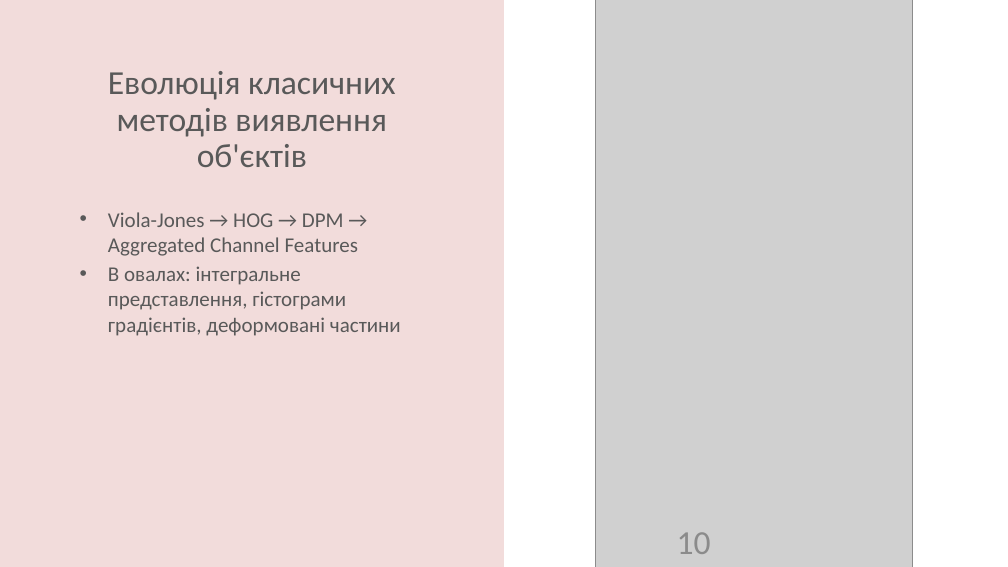
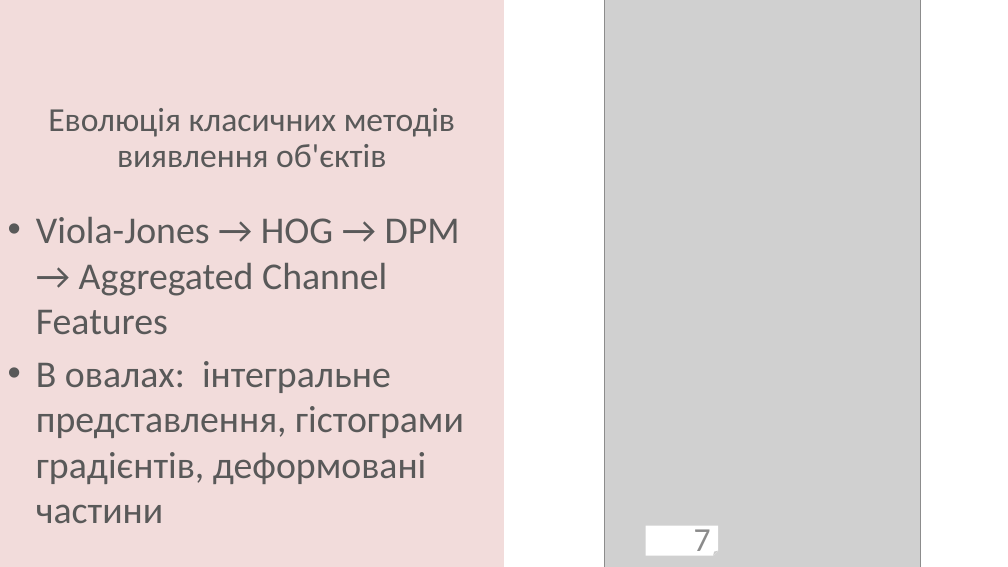
Before and after one commit to ly0wenka/dis_f, a slide deck: slide 7 of dissertation_Kondratov_slides.pptx (slide 10 before the commit). Drawn at 1008x567 pixels with LibreOffice and Linux fonts; fonts in the diff are those of the drawing; grey boxes stand for pictures. Boxes give left, top, right and bottom in pixels: in the first picture for what was removed or moved away, otherwise in the second. Text is boxed around its words. In the diff, an @@ line names an element or a change of style, - is before the commit and + after.

```diff
--- a/dissertation_Kondratov_slides.pptx
+++ b/dissertation_Kondratov_slides.pptx
@@ title "Еволюція класичних методів виявлення об'єктів" rewrapped from bbox=[108, 71, 396, 167] to bbox=[48, 108, 455, 167] @@
@@ picture: place and size @@
-picture at bbox=[596, 0, 913, 567]
+picture at bbox=[604, 0, 921, 567]
@@ text "Viola-Jones → HOG → DPM ...": place and size @@
-text "Viola-Jones → HOG → DPM ..." at bbox=[108, 212, 401, 336]
+text "Viola-Jones → HOG → DPM ..." at bbox=[36, 217, 464, 523]
@@ text "Viola-Jones → HOG → DPM ..." at bbox=[36, 217, 464, 523]: size 20 to 36 pt; more space between paragraphs @@
@@ page number added at bbox=[646, 526, 718, 556], fill #FFFFFF, outline #000000 2 pt, 32 pt, text #8C8C8C @@
+7
@@ page number removed at bbox=[677, 532, 711, 554] @@
-10
```
Also in this commit, not shown: 34 other slides changed, 6 slides removed.
